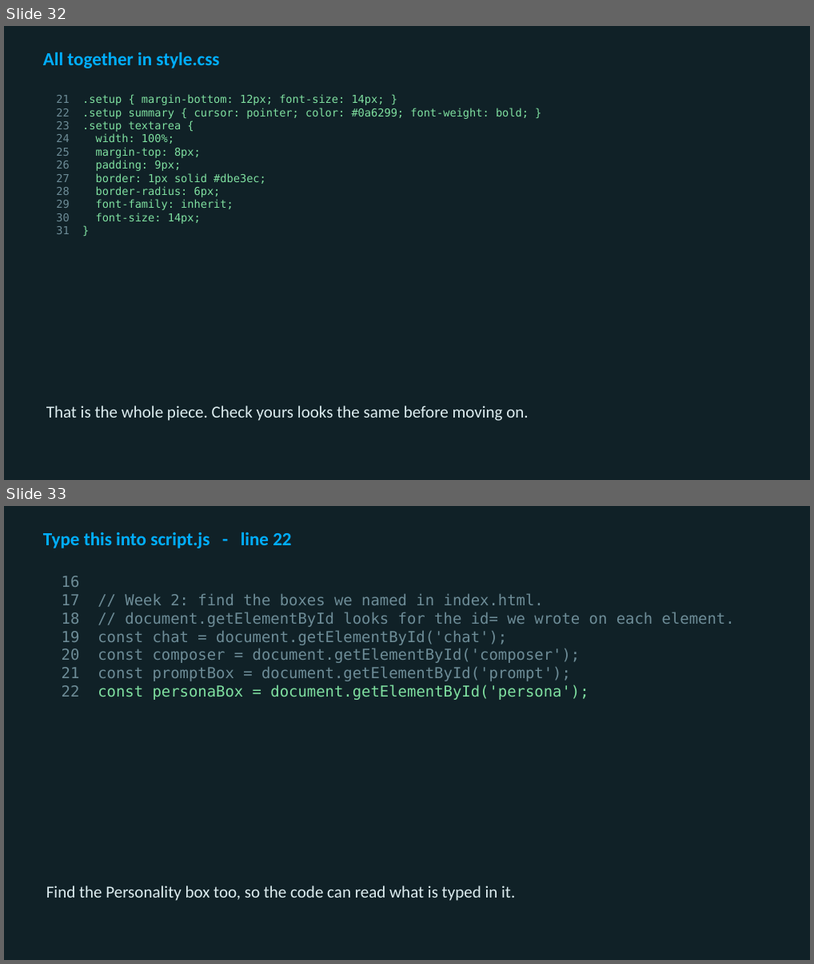
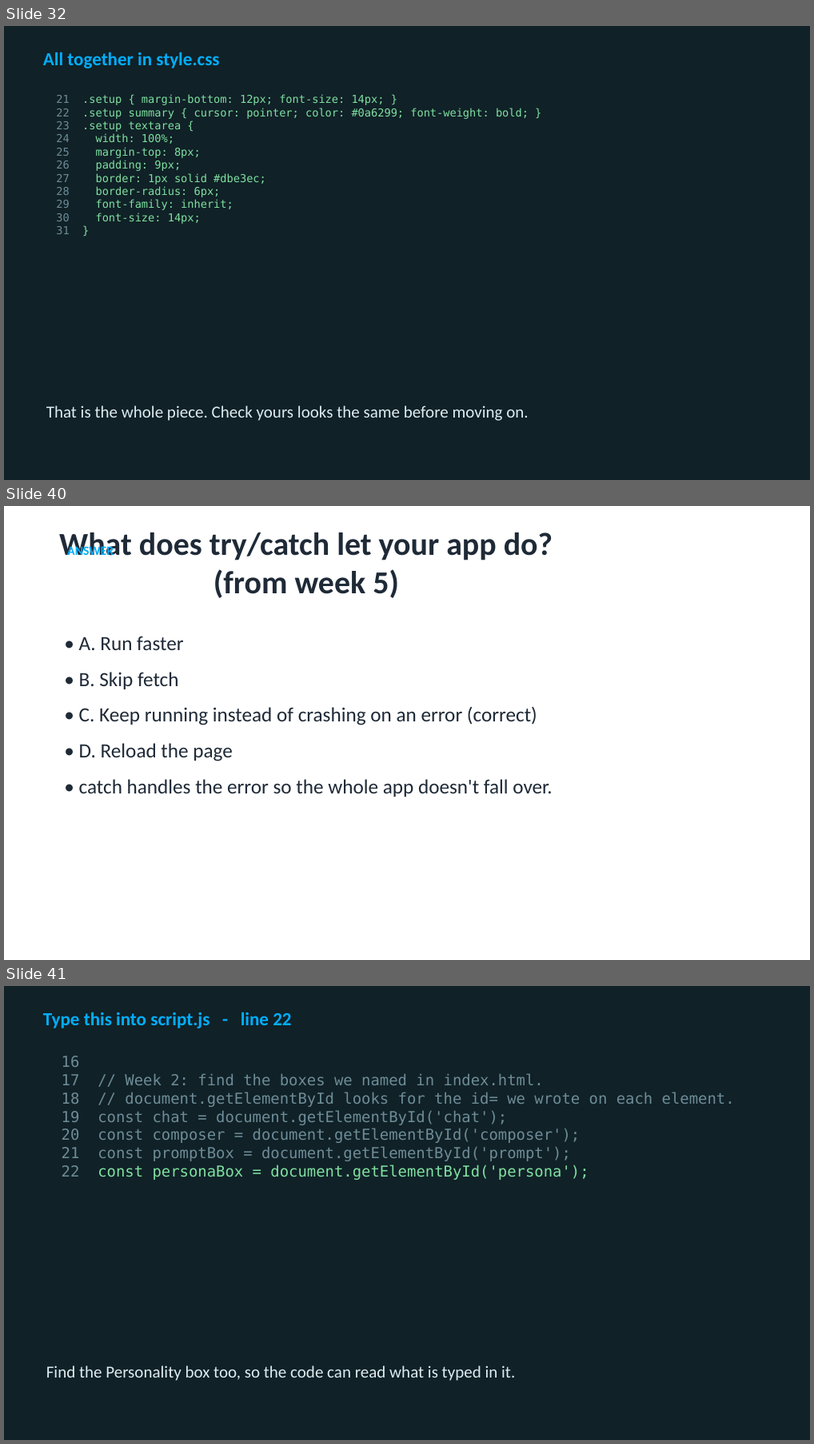
Before and after one commit to utgapps/utgapps.github.io, a slide deck: ai101/slides/week-06.pptx. Shown one above the other, each under a label of ours: slides 32 and 33 before the commit, slides 32, 40 and 41 after it; the slides between them are not shown. The pictures are 814x964 and 814x1444 pixels, drawn with LibreOffice and Linux fonts; fonts in the diff are those of the drawing. Boxes give left, top, right and bottom in pixels: in the first picture for what was removed or moved away, otherwise in the second. Text is boxed around its words. In the diff, an @@ line names an element or a change of style, - is before the commit and + after.

```diff
--- a/ai101/slides/week-06.pptx
+++ b/ai101/slides/week-06.pptx
@@ slide 40 added at (x1=4, y1=506, x2=810, y2=960), background #FFFFFF @@
@@ title added at (x1=59, y1=532, x2=553, y2=598), 38 pt, text #1F2A37, bold @@
+What does try/catch let your app do? (from week 5)
@@ text added at (x1=67, y1=544, x2=114, y2=558), 15 pt, text #01AEFD, bold @@
+ANSWER
@@ text added at (x1=79, y1=636, x2=552, y2=796), 24 pt, text #1F2A37 @@
+• A. Run faster
+• B. Skip fetch
+• C. Keep running instead of crashing on an error (correct)
+• D. Reload the page
+• catch handles the error so the whole app doesn't fall over.
@@ what was slide 33 is now slide 41 @@
```
Also in this commit, not shown: 7 other slides added, 32 other files.
